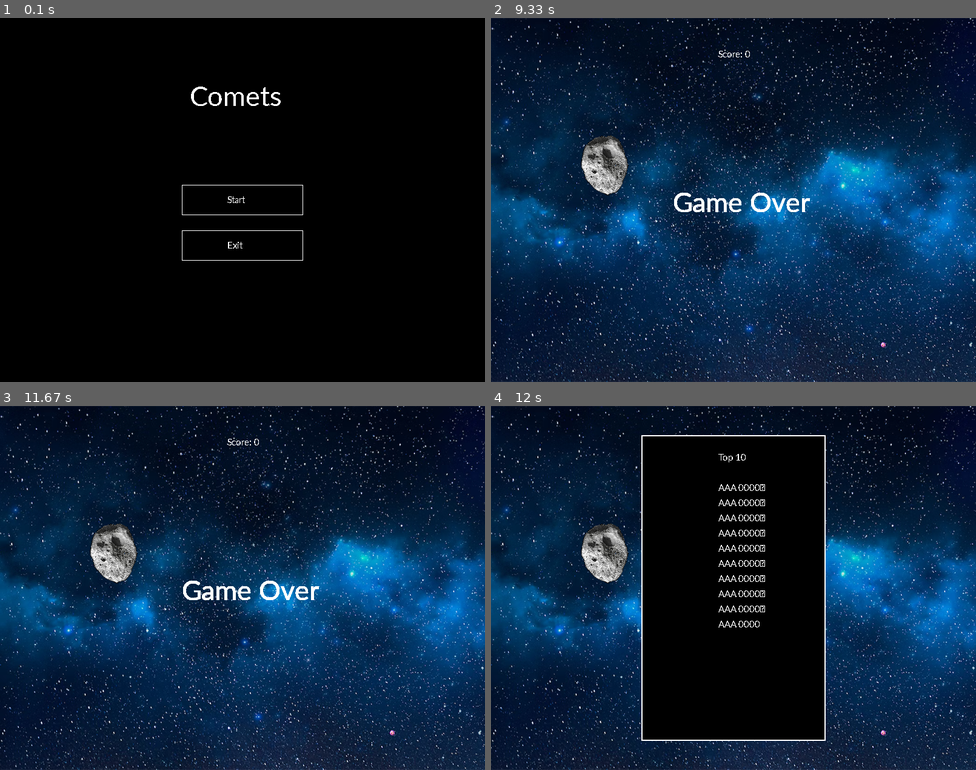
Above: before the commit, frames 1-4 (two rows, left to right).
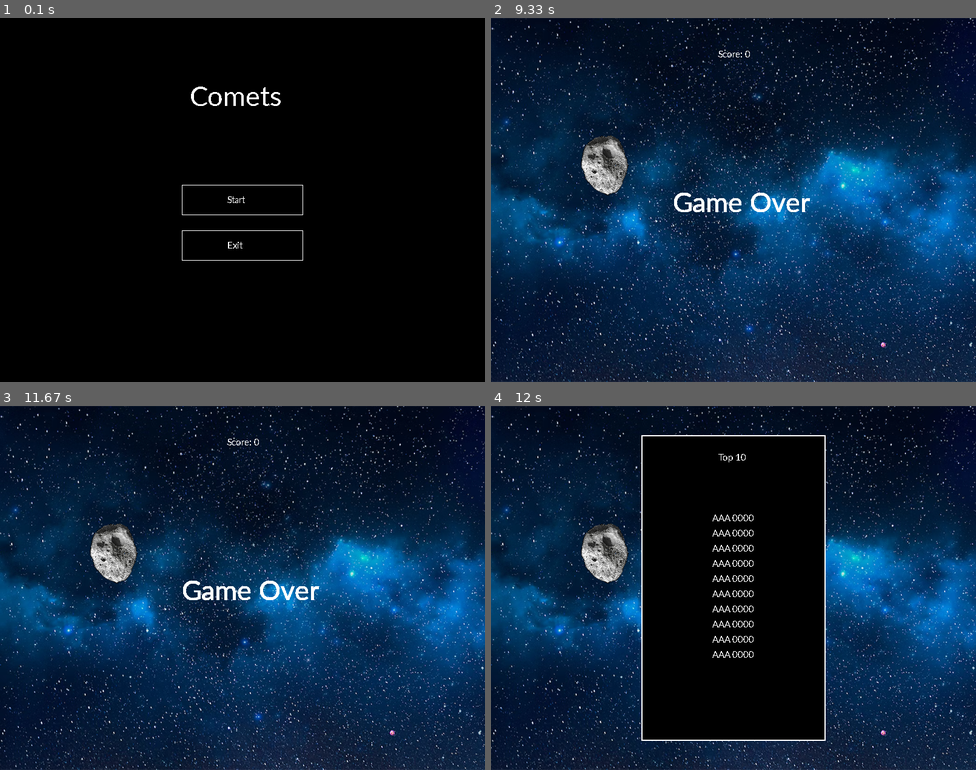
Above: after the commit, the same moments.

Repository: ArKynn/Comets
Game: pygame game, started from Test and functions.py
Two runs of this game, one before a commit and one after it. Both use one fixed random seed, a clock stepped at 60 frames per second and the inputs below.
Inputs:
- Up to frame 1 (0.1 s): no input
- Up to frame 2 (9.33 s): click "Start" at 0.38 s; tap Space at 0.67, 1.07, 1.37, 1.57, 1.87, 2.23, 2.53, 2.73, 3.03, 3.23, 3.57, 3.87, 4.07, 4.37, 4.63, 4.93, 5.07, 5.47, 5.77, 6.13, 6.43, 6.63, 6.93, 7.13, 7.47, 7.77, 7.97, 8.27, 8.53, 8.83 s; hold Up 1-1.47 s; hold Right 1.5-2.13 s; hold Left 2.17-2.63 s; hold Right 2.67-3.13 s; hold Up 3.17-3.47 s; hold Right 3.5-3.97 s; hold Left 4-4.53 s; hold Left 4.57-4.97 s; hold Up 5-5.37 s; hold Right 5.4-6.03 s; hold Left 6.07-6.53 s; hold Right 6.57-7.03 s; hold Up 7.07-7.37 s; hold Right 7.4-7.87 s; hold Left 7.9-8.43 s; hold Left 8.47-8.87 s
- Up to frame 3 (11.67 s): no input
- Up to frame 4 (12 s): no input

Frames 1-3 are identical in both runs. In frame 4, 0.7% of the frame differs, in the area x 45-57%, y 21-70%.

Commit message:
Finished leaderboard, now scores are saved to file

Diff:
--- a/Test and functions.py
+++ b/Test and functions.py
@@ -33,233 +33,237 @@
 fpsClock=pygame.time.Clock()
 FPS = 30
 
-# Some code below was adapted from a basic tutorial game in pygame: https://realpython.com/pygame-a-primer/
-
-# Define the Player object by extending pygame.sprite.Sprite
-class Player(pygame.sprite.Sprite):
-    def __init__(self, position:Vector2):
-        super(Player, self).__init__()
-        self.surf = pygame.image.load("player.png").convert()
-        self.surf = pygame.transform.scale(self.surf , (self.surf.get_rect().width*0.2, self.surf.get_rect().height*0.2))
-        self.surf.set_colorkey((0, 0, 0), RLEACCEL)
-        self.rect = self.surf.get_rect()
-        self.position = position
-        self.velocity = Vector2(0,0)
-        self.rect.center = position
-        self.shoot_timer = None
-        self.angle = 0
-
-    def update(self, pressed_keys):
-        self.position = wrap_around(self.position, 10)
-        self.position = self.position + self.velocity
-        self.rect.center = self.position
-
-        # for rotation tests - not used anymore
-        #self.surf.fill((0,0,0))
-        #posToAdd = Vector2(0,20)
-        #posToAdd = posToAdd.rotate(self.angle)
-        #pygame.draw.line(self.surf, (60, 179, 113), Vector2(20,20), posToAdd+Vector2(20,20), 5)
-
-        # timer to avoid shooting continuosly
-        if self.shoot_timer is not None:
-            if pygame.time.get_ticks()-self.shoot_timer > 500:
-                self.shoot_timer = None
-
-        if pressed_keys[K_SPACE] and self.shoot_timer == None:
-            self.shoot_timer = pygame.time.get_ticks()
-            new_bullet = Bullet(self.position, self.velocity + Vector2(0,-5).rotate(self.angle))
-            bullets.add(new_bullet)
-
-        if pressed_keys[K_UP]:
-            velToAdd = Vector2(0,0.1)
-            velToAdd = velToAdd.rotate(self.angle)
-            self.velocity = self.velocity - velToAdd
-
-        if pressed_keys[K_LEFT]:
-            self.angle = self.angle - 5
-            if self.angle>360:
-                self.angle=0
-            if self.angle<0:
-                self.angle=360
+
+
+"Game init"
+def Gameinit():
+    global players, new_player, bullets, bullet_collision, comets, bg, player_collision
+    # Some code below was adapted from a basic tutorial game in pygame: https://realpython.com/pygame-a-primer/
+
+    # Define the Player object by extending pygame.sprite.Sprite
+    class Player(pygame.sprite.Sprite):
+        def __init__(self, position:Vector2):
+            super(Player, self).__init__()
+            self.surf = pygame.image.load("player.png").convert()
+            self.surf = pygame.transform.scale(self.surf , (self.surf.get_rect().width*0.2, self.surf.get_rect().height*0.2))
+            self.surf.set_colorkey((0, 0, 0), RLEACCEL)
+            self.rect = self.surf.get_rect()
+            self.position = position
+            self.velocity = Vector2(0,0)
+            self.rect.center = position
+            self.shoot_timer = None
+            self.angle = 0
+
+        def update(self, pressed_keys):
+            self.position = wrap_around(self.position, 10)
+            self.position = self.position + self.velocity
+            self.rect.center = self.position
+
+            # for rotation tests - not used anymore
+            #self.surf.fill((0,0,0))
+            #posToAdd = Vector2(0,20)
+            #posToAdd = posToAdd.rotate(self.angle)
+            #pygame.draw.line(self.surf, (60, 179, 113), Vector2(20,20), posToAdd+Vector2(20,20), 5)
+
+            # timer to avoid shooting continuosly
+            if self.shoot_timer is not None:
+                if pygame.time.get_ticks()-self.shoot_timer > 500:
+                    self.shoot_timer = None
+
+            if pressed_keys[K_SPACE] and self.shoot_timer == None:
+                self.shoot_timer = pygame.time.get_ticks()
+                new_bullet = Bullet(self.position, self.velocity + Vector2(0,-5).rotate(self.angle))
+                bullets.add(new_bullet)
+
+            if pressed_keys[K_UP]:
+                velToAdd = Vector2(0,0.1)
+                velToAdd = velToAdd.rotate(self.angle)
+                self.velocity = self.velocity - velToAdd
+
+            if pressed_keys[K_LEFT]:
+                self.angle = self.angle - 5
+                if self.angle>360:
+                    self.angle=0
+                if self.angle<0:
+                    self.angle=360
+                self.rotateSprite()
+
+            if pressed_keys[K_RIGHT]:
+                self.angle = self.angle + 5
+                if self.angle>360:
+                    self.angle=0
+                if self.angle<0:
+                    self.angle=360
+                self.rotateSprite()
+
+            # speed limiter
+            if self.velocity.x>10:
+                self.velocity.x=10
+            if self.velocity.x<-10:
+                self.velocity.x=-10
+            if self.velocity.y>10:
+                self.velocity.y=10
+            if self.velocity.y<-10:
+                self.velocity.y=-10
+
+        # Function to rotate an image based on example in https://stackoverflow.com/questions/4183208/how-do-i-rotate-an-image-around-its-center-using-pygame
+        def rotateSprite(self):
+            image_rect = self.rect
+
+            offset_center_to_pivot = self.position - image_rect.center
+
+            # rotated offset from pivot to center
+            rotated_offset = offset_center_to_pivot.rotate(self.angle)
+
+            # rotated image center
+            rotated_image_center = (self.position.x - rotated_offset.x, self.position.y - rotated_offset.y)
+
+            # get a rotated image
+            self.surf = pygame.image.load("player.png").convert()
+            self.surf = pygame.transform.scale(self.surf , (self.surf.get_rect().width*0.2, self.surf.get_rect().height*0.2))
+            self.surf.set_colorkey((0, 0, 0), RLEACCEL)
+            self.surf = pygame.transform.rotate(self.surf, -self.angle)
+            self.rect  = self.surf.get_rect(center = rotated_image_center)
+
+
+    # Define the Comet object by extending pygame.sprite.Sprite
+    class Comet(pygame.sprite.Sprite):
+        def __init__(self, position:Vector2, velocity:Vector2, level, level1_ID):
+            super(Comet, self).__init__()
+            self.surf = pygame.image.load("comet.png").convert()
+            self.surf = pygame.transform.scale(self.surf , (self.surf.get_rect().width/(2*level), self.surf.get_rect().height/(2*level)))
+            self.surf.set_colorkey((0, 0, 0), RLEACCEL)
+            self.rect = self.surf.get_rect()
+            self.position = position
+            self.velocity = velocity
+            self.lvl = level #Big = 1, Med = 2, Small = 3
+            self.angle = random.randint(0,360)
+            self.angle_rot = random.random()*level-level/2
+            self.level1_ID = level1_ID
+
+        # Move and Rotate Comet based on constant speeds
+        def update(self):
+            self.position = wrap_around(self.position, 40/self.lvl)
+            self.position = self.position + self.velocity
+            self.rect.center = self.position
+            self.angle = self.angle + self.angle_rot
             self.rotateSprite()
 
-        if pressed_keys[K_RIGHT]:
-            self.angle = self.angle + 5
-            if self.angle>360:
-                self.angle=0
-            if self.angle<0:
-                self.angle=360
-            self.rotateSprite()
-
-        # speed limiter
-        if self.velocity.x>10:
-            self.velocity.x=10
-        if self.velocity.x<-10:
-            self.velocity.x=-10
-        if self.velocity.y>10:
-            self.velocity.y=10
-        if self.velocity.y<-10:
-            self.velocity.y=-10
-
-    # Function to rotate an image based on example in https://stackoverflow.com/questions/4183208/how-do-i-rotate-an-image-around-its-center-using-pygame
-    def rotateSprite(self):
-        image_rect = self.rect
-
-        offset_center_to_pivot = self.position - image_rect.center
-
-        # rotated offset from pivot to center
-        rotated_offset = offset_center_to_pivot.rotate(self.angle)
-
-        # rotated image center
-        rotated_image_center = (self.position.x - rotated_offset.x, self.position.y - rotated_offset.y)
-
-        # get a rotated image
-        self.surf = pygame.image.load("player.png").convert()
-        self.surf = pygame.transform.scale(self.surf , (self.surf.get_rect().width*0.2, self.surf.get_rect().height*0.2))
-        self.surf.set_colorkey((0, 0, 0), RLEACCEL)
-        self.surf = pygame.transform.rotate(self.surf, -self.angle)
-        self.rect  = self.surf.get_rect(center = rotated_image_center)
-
-
-# Define the Comet object by extending pygame.sprite.Sprite
-class Comet(pygame.sprite.Sprite):
-    def __init__(self, position:Vector2, velocity:Vector2, level, level1_ID):
-        super(Comet, self).__init__()
-        self.surf = pygame.image.load("comet.png").convert()
-        self.surf = pygame.transform.scale(self.surf , (self.surf.get_rect().width/(2*level), self.surf.get_rect().height/(2*level)))
-        self.surf.set_colorkey((0, 0, 0), RLEACCEL)
-        self.rect = self.surf.get_rect()
-        self.position = position
-        self.velocity = velocity
-        self.lvl = level #Big = 1, Med = 2, Small = 3
-        self.angle = random.randint(0,360)
-        self.angle_rot = random.random()*level-level/2
-        self.level1_ID = level1_ID
-
-    # Move and Rotate Comet based on constant speeds
-    def update(self):
-        self.position = wrap_around(self.position, 40/self.lvl)
-        self.position = self.position + self.velocity
-        self.rect.center = self.position
-        self.angle = self.angle + self.angle_rot
-        self.rotateSprite()
-
-    # Function to rotate an image based on example in https://stackoverflow.com/questions/4183208/how-do-i-rotate-an-image-around-its-center-using-pygame
-    def rotateSprite(self):
-        image_rect = self.rect
-
-        offset_center_to_pivot = self.position - image_rect.center
-
-        # rotated offset from pivot to center
-        rotated_offset = offset_center_to_pivot.rotate(self.angle)
-
-        # rotated image center
-        rotated_image_center = (self.position.x - rotated_offset.x, self.position.y - rotated_offset.y)
-
-        # get a rotated image
-        self.surf = pygame.image.load("comet.png").convert()
-        self.surf = pygame.transform.scale(self.surf , (self.surf.get_rect().width/(2*self.lvl), self.surf.get_rect().height/(2*self.lvl)))
-        self.surf.set_colorkey((0, 0, 0), RLEACCEL)
-        self.surf = pygame.transform.rotate(self.surf, -self.angle)
-        self.rect  = self.surf.get_rect(center = rotated_image_center)
-
-
-# Define the Bullet object by extending pygame.sprite.Sprite
-class Bullet(pygame.sprite.Sprite):
-    def __init__(self, position:Vector2, velocity:Vector2):
-        super(Bullet, self).__init__()
-        self.surf = pygame.image.load("bullet.png").convert()
-        self.surf.set_colorkey((0, 0, 0), RLEACCEL)
-        self.rect = self.surf.get_rect()
-        self.position = position
-        self.velocity = velocity
-        self.timeLimit = 4 #seconds
-        self.rect.center = position
-        self.self_timer = pygame.time.get_ticks()
-
-    # Move Bullet
-    def update(self):
-        self.position = self.position + self.velocity
-        self.rect.center = self.position
-
-        # Expires bullet after time limit
-        if pygame.time.get_ticks()-self.self_timer > self.timeLimit*30*FPS:
-            self.kill()
-
-# Section with helper functions
-
-# Comet spawner
-def comets_spawn(comet: Comet):
-    if comet.lvl < 3:
-        new_lvl = comet.lvl+1
-        rl = new_lvl*2
-        nr_of_comets_to_spawn = 3 if comet.lvl == 1 else 5
-        for i in range(1, nr_of_comets_to_spawn + 1):
-            new_comet = Comet(comet.position + Vector2(random.randint(0,100)-50,random.randint(0,100)-50),Vector2(random.random()*rl-rl/2,random.random()*rl-rl/2),new_lvl, comet.level1_ID)
-            comets.add(new_comet)
-
-# collision between player and any comet
-def player_collision(player: Player, comets):
-    collider:Player = pygame.sprite.spritecollideany(player, comets)
-    if collider:
-        player.kill()
-        collider.kill()
-    return collider != None
-
-# collision between a bullet and any comet
-def bullet_collision(bullet: Bullet, comets):
-    global Score
-
-    collider:Comet = pygame.sprite.spritecollideany(bullet, comets)
-    if collider:
-        Score += 1 #Increments score for each comet kill
-        bullet.kill()
-        comets_spawn(collider)
-        if collider.lvl==3:
-            comet_level1_trailer[collider.level1_ID] = comet_level1_trailer[collider.level1_ID] - 1
-            if comet_level1_trailer[collider.level1_ID] <= 0:
-                spawn_new_level1_comet(Vector2(random.randint(0,100),random.randint(0,100)),Vector2(random.random()*4-2,random.random()*4-2))
-        collider.kill()
-
-# level 1 comet spawner
-def spawn_new_level1_comet(position, velocity):
-    new_comet = Comet(position, velocity, 1, len(comet_level1_trailer))
-    comets.add(new_comet)
-    comet_level1_trailer.append(15)
-
-# function to wrap around the screen the movement/position of the comets and player
-def wrap_around(cur_pos:Vector2, margin):
-    if cur_pos.x < -margin:
-        cur_pos.x = SCREEN_WIDTH + margin
-    if cur_pos.x > SCREEN_WIDTH + margin:
-        cur_pos.x = -margin
-    if cur_pos.y < -margin:
-        cur_pos.y = SCREEN_HEIGHT + margin
-    if cur_pos.y > SCREEN_HEIGHT + margin:
-        cur_pos.y = -margin
-    return cur_pos
-
-
-#testing section
-
-# create sprite groups to help iterate and colisions
-bullets = pygame.sprite.Group()
-comets = pygame.sprite.Group()
-players = pygame.sprite.Group()
-
-# spawn player in the middle of the screen
-new_player = Player(Vector2(SCREEN_WIDTH/2, SCREEN_HEIGHT/2))
-players.add(new_player)
-
-#background image
-bg = pygame.image.load("bg.png")
-
-comet_level1_trailer = []
-
-#spawn 2 Level 1 comets on random locations, with random speeds
-spawn_new_level1_comet(Vector2(random.randint(0,100),random.randint(0,100)),Vector2(random.random()*4-2,random.random()*4-2))
-spawn_new_level1_comet(Vector2(random.randint(700,800),random.randint(500,600)),Vector2(random.random()*4-2,random.random()*4-2))
-
+        # Function to rotate an image based on example in https://stackoverflow.com/questions/4183208/how-do-i-rotate-an-image-around-its-center-using-pygame
+        def rotateSprite(self):
+            image_rect = self.rect
+
+            offset_center_to_pivot = self.position - image_rect.center
+
+            # rotated offset from pivot to center
+            rotated_offset = offset_center_to_pivot.rotate(self.angle)
+
+            # rotated image center
+            rotated_image_center = (self.position.x - rotated_offset.x, self.position.y - rotated_offset.y)
+
+            # get a rotated image
+            self.surf = pygame.image.load("comet.png").convert()
+            self.surf = pygame.transform.scale(self.surf , (self.surf.get_rect().width/(2*self.lvl), self.surf.get_rect().height/(2*self.lvl)))
+            self.surf.set_colorkey((0, 0, 0), RLEACCEL)
+            self.surf = pygame.transform.rotate(self.surf, -self.angle)
+            self.rect  = self.surf.get_rect(center = rotated_image_center)
+
+
+    # Define the Bullet object by extending pygame.sprite.Sprite
+    class Bullet(pygame.sprite.Sprite):
+        def __init__(self, position:Vector2, velocity:Vector2):
+            super(Bullet, self).__init__()
+            self.surf = pygame.image.load("bullet.png").convert()
+            self.surf.set_colorkey((0, 0, 0), RLEACCEL)
+            self.rect = self.surf.get_rect()
+            self.position = position
+            self.velocity = velocity
+            self.timeLimit = 4 #seconds
+            self.rect.center = position
+            self.self_timer = pygame.time.get_ticks()
+
+        # Move Bullet
+        def update(self):
+            self.position = self.position + self.velocity
+            self.rect.center = self.position
+
+            # Expires bullet after time limit
+            if pygame.time.get_ticks()-self.self_timer > self.timeLimit*30*FPS:
+                self.kill()
+
+    # Section with helper functions
+
+    # Comet spawner
+    def comets_spawn(comet: Comet):
+        if comet.lvl < 3:
+            new_lvl = comet.lvl+1
+            rl = new_lvl*2
+            nr_of_comets_to_spawn = 3 if comet.lvl == 1 else 5
+            for i in range(1, nr_of_comets_to_spawn + 1):
+                new_comet = Comet(comet.position + Vector2(random.randint(0,100)-50,random.randint(0,100)-50),Vector2(random.random()*rl-rl/2,random.random()*rl-rl/2),new_lvl, comet.level1_ID)
+                comets.add(new_comet)
+
+    # collision between player and any comet
+    def player_collision(player: Player, comets):
+        collider:Player = pygame.sprite.spritecollideany(player, comets)
+        if collider:
+            player.kill()
+            collider.kill()
+        return collider != None
+
+    # collision between a bullet and any comet
+    def bullet_collision(bullet: Bullet, comets):
+        global Score
+
+        collider:Comet = pygame.sprite.spritecollideany(bullet, comets)
+        if collider:
+            Score += 1 #Increments score for each comet kill
+            bullet.kill()
+            comets_spawn(collider)
+            if collider.lvl==3:
+                comet_level1_trailer[collider.level1_ID] = comet_level1_trailer[collider.level1_ID] - 1
+                if comet_level1_trailer[collider.level1_ID] <= 0:
+                    spawn_new_level1_comet(Vector2(random.randint(0,100),random.randint(0,100)),Vector2(random.random()*4-2,random.random()*4-2))
+            collider.kill()
+
+    # level 1 comet spawner
+    def spawn_new_level1_comet(position, velocity):
+        new_comet = Comet(position, velocity, 1, len(comet_level1_trailer))
+        comets.add(new_comet)
+        comet_level1_trailer.append(15)
+
+    # function to wrap around the screen the movement/position of the comets and player
+    def wrap_around(cur_pos:Vector2, margin):
+        if cur_pos.x < -margin:
+            cur_pos.x = SCREEN_WIDTH + margin
+        if cur_pos.x > SCREEN_WIDTH + margin:
+            cur_pos.x = -margin
+        if cur_pos.y < -margin:
+            cur_pos.y = SCREEN_HEIGHT + margin
+        if cur_pos.y > SCREEN_HEIGHT + margin:
+            cur_pos.y = -margin
+        return cur_pos
+
+
+    #testing section
+
+    # create sprite groups to help iterate and colisions
+    bullets = pygame.sprite.Group()
+    comets = pygame.sprite.Group()
+    players = pygame.sprite.Group()
+
+    # spawn player in the middle of the screen
+    new_player = Player(Vector2(SCREEN_WIDTH/2, SCREEN_HEIGHT/2))
+    players.add(new_player)
+
+    #background image
+    bg = pygame.image.load("bg.png")
+
+    comet_level1_trailer = []
+
+    #spawn 2 Level 1 comets on random locations, with random speeds
+    spawn_new_level1_comet(Vector2(random.randint(0,100),random.randint(0,100)),Vector2(random.random()*4-2,random.random()*4-2))
+    spawn_new_level1_comet(Vector2(random.randint(700,800),random.randint(500,600)),Vector2(random.random()*4-2,random.random()*4-2))
 
 
 "Game Over UI"
@@ -292,7 +296,6 @@
             pygame.draw.rect(screen, 'red', button, 1)
             for event in pygame.event.get(eventtype=MOUSEBUTTONDOWN):
                 if event.button == 1:
-                    print("a")
                     return True
 
     #defines any necessary variables
@@ -393,16 +396,19 @@
                         strscore = str(Score) #converts score to a string
                         while len(strscore) < 4: #checks if score's number of algarisms is smaller than 4
                             strscore = "0" + strscore #adds 0s so the score gets into a 4 algarism number
+                        strscore = strscore + "\n"
 
                         new_score = f"{initials} {strscore}" #gets initals and score together in a string
                         leaderboardtext.insert(line_num, new_score) #writes initials and score into the current line
 
-                        print(leaderboardtext)
                         Score = 0
-                        try:
-                            leaderboardtext.pop[10]
-                        except TypeError:
-                            pass
+                        del leaderboardtext[10] #deletes top 11 from leaderboard list
+
+                        with open('Leaderboard.txt', 'w') as fwrite:
+                            for line in leaderboardtext:
+                                fwrite.write(line)
+
+
 
                         score_already_checked = True
 
@@ -423,7 +429,7 @@
             n = 0  #Increments for every line in leaderboard.txt, rendering every line one above another
             for line in fread:
                 n += 1
-                screen.blit(gamefont.render(line, False, 'white'), (SCREEN_WIDTH/2 -25, 100 + 25 * n))
+                screen.blit(gamefont.render(line.replace('\n',""), False, 'white'), (SCREEN_WIDTH/2 -35, 150 + 25 * n))
 
         if (time.time() - start_time) > 6:
             Leader_board_Render = False
@@ -489,6 +495,8 @@
     while startscreen == True:
         Start_screen()
 
+    Gameinit()
+
     gameloop = True
     while gameloop == True: #not Game_Ended:
         Game_screen()
